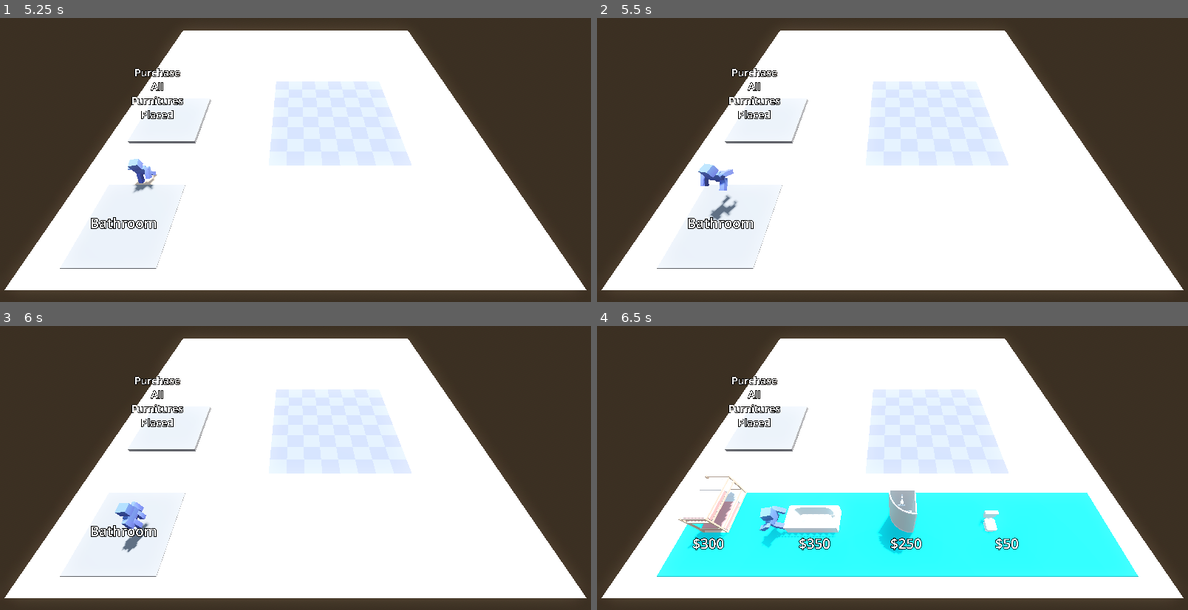
Above: before the commit, frames 1-4 (two rows, left to right).
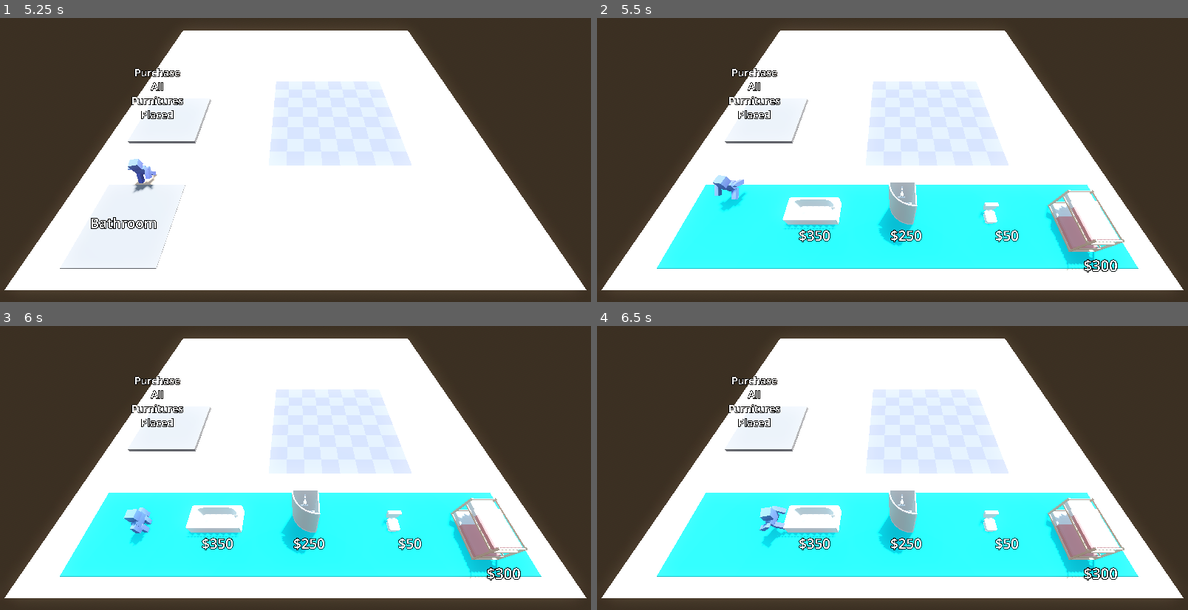
Above: after the commit, the same moments.

Repository: CamComDuck/HotelPrototype
Game: Godot game, scene res://room_builder/room_builder.tscn
Same seed, same stepped clock (60 frames per second), same inputs: the game is played once before the commit and once after it. Sound files missing from this copy of the repository are replaced by a short silence.
Inputs:
- Up to frame 1 (5.25 s): hold D (move_right) 0.53-1.28 s; tap E (interact_primary) every 1.5 s from 0.6 to 5.1 s; hold S (move_back) 1.28-2.03 s; tap R (interact_secondary) at 1.35, 2.85, 4.35 s; hold D (move_right) 2.03-2.78 s; hold W (move_forward) 2.78-3.53 s; hold A (move_left) 3.53-5.03 s; hold S (move_back) from 5.03 s (still down)
- Up to frame 2 (5.5 s): keep holding S (move_back)
- Up to frame 3 (6 s): release S (move_back) at 5.78 s; hold D (move_right) from 5.78 s (still down); tap R (interact_secondary) at 5.85 s
- Up to frame 4 (6.5 s): keep holding D (move_right)

Frame 1 is identical in both runs. In frame 2, 20% of the frame differs, in the area x 10-92%, y 51-90%; in frame 3, 20%; in frame 4, 3.7%.

Commit message:
Fix issue where freed furnitures on grid weren't properly nullifying themself

Diff:
--- a/project/room_builder/room_builder.gd
+++ b/project/room_builder/room_builder.gd
@@ -28,6 +28,7 @@
 	if furniture_placed.furniture_type.tiles_width > 1 or furniture_placed.furniture_type.tiles_length > 1:
 		for i in all_tiles.size():
 			if all_tiles[i] == tile_placed_on:
+
 				if furniture_placed.furniture_type.tiles_width > 1 and i % 4 >= 3:
 					return false
 				elif furniture_placed.furniture_type.tiles_width > 1 and all_tiles[i + 1].furniture_on_tile != null:
@@ -111,6 +112,9 @@
 
 func _on_character_deleting_furniture(furniture_deleted: Furniture) -> void:
 	placed_furnitures.erase(furniture_deleted)
+	for i in all_tiles.size():
+		if all_tiles[i].furniture_on_tile == furniture_deleted:
+			all_tiles[i].furniture_on_tile = null
 
 
 func _on_background_music_finished() -> void:
--- a/project/room_builder/room_builder.tscn
+++ b/project/room_builder/room_builder.tscn
@@ -114,7 +114,7 @@
 is_infinite = true
 
 [node name="Furniture4" parent="BathroomFurnitures" instance=ExtResource("3_sdbeq")]
-transform = Transform3D(1, 0, 0, 0, 1, 0, 0, 0, 1, -44.6024, 0, -6.47266)
+transform = Transform3D(1, 0, 0, 0, 1, 0, 0, 0, 1, 37.3976, 0, -0.47266)
 furniture_type = ExtResource("8_8yv6j")
 is_infinite = true
 
